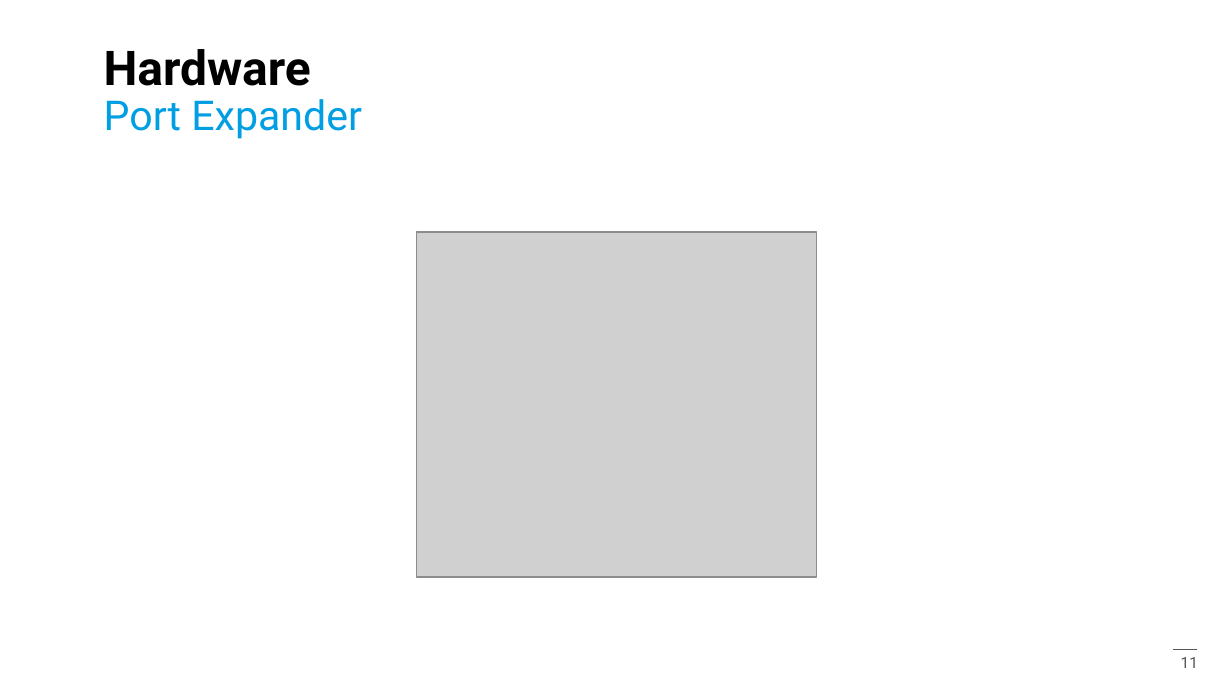
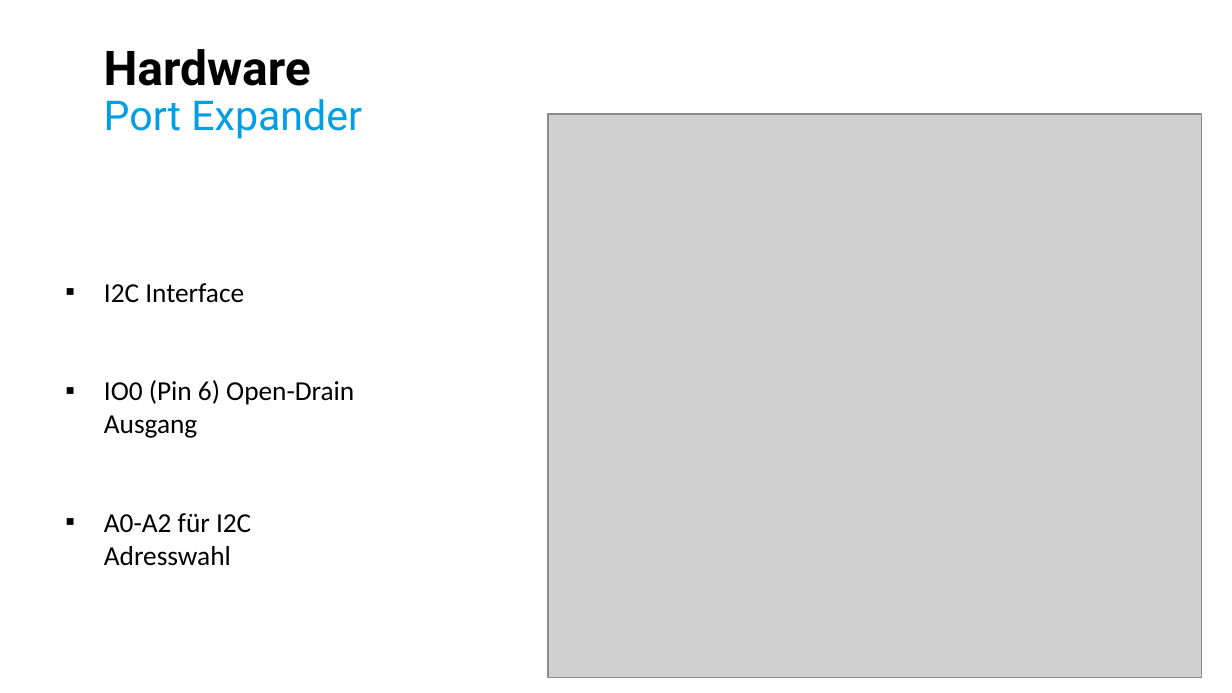
Before and after one commit to ArminWeinmann/Sensor-Board, a slide deck: slide 11 of Präsentation/Präsentation.pptx. Drawn at 1232x693 pixels with LibreOffice and Linux fonts; fonts in the diff are those of the drawing; grey boxes stand for pictures; background and template pictures are left out. Boxes give left, top, right and bottom in pixels: in the first picture for what was removed or moved away, otherwise in the second. Text is boxed around its words. In the diff, an @@ line names an element or a change of style, - is before the commit and + after.

```diff
--- a/Präsentation/Präsentation.pptx
+++ b/Präsentation/Präsentation.pptx
@@ picture resized from (x1=416, y1=232, x2=817, y2=577) to (x1=548, y1=115, x2=1202, y2=678) @@
@@ text added at (x1=104, y1=283, x2=354, y2=566), 16 pt, text #000000 @@
+▪ I2C Interface
+▪ IO0 (Pin 6) Open-Drain Ausgang
+▪ A0-A2 für I2C Adresswahl
@@ line removed from (1173, 649) to (1198, 649) @@
```
Also in this commit, not shown: 8 other slides changed, 2 slides added, 2 slides removed.
